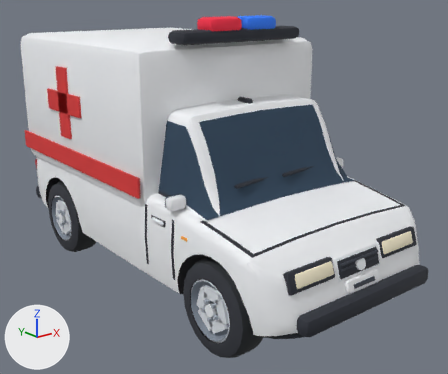
The glTF model public/models/cars/special-ambulance.glb, before and after one commit.
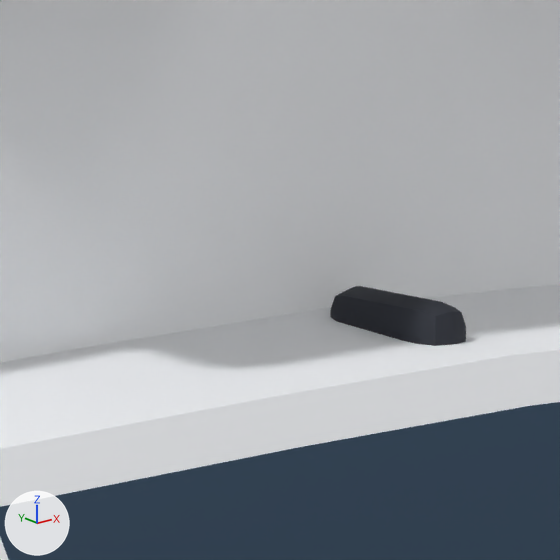
The first picture shows the older version from a camera (50 mm lens) standing at (14.27, -4.29, 2.48) and looking at (17.57, -0.17, 0.83). The close-ups show the older and then the newer version on the part from 45% to 59% of the width and 17% to 34% of the height of that picture. Only the edits that show in the close-ups are written down. Every picture has the same lights, and +X, +Y and +Z are marked at lower left. Where no turn or scale is listed for an object, it has been applied to the vertices. Vertices at exactly the same position are counted once.

In view in the first close-up: 'ambulance_mesh'.
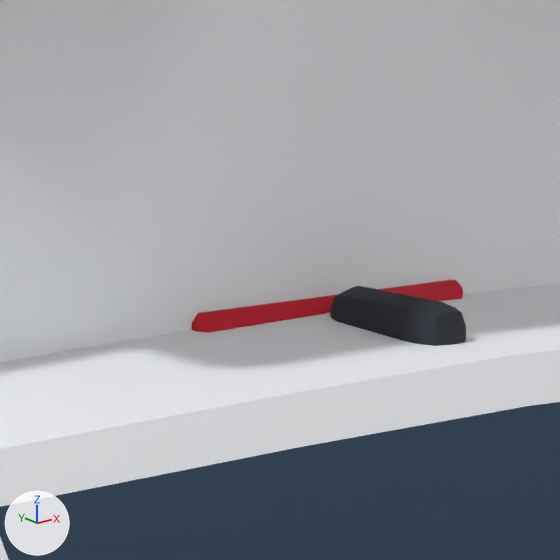
What changed in the scene script:
```text
Change me_ambulance_mesh:
    used by ob_ambulance_mesh; location = (17.5, 0.016, 1.286)
    remove me_ambulance_mesh.from_pydata(...)  # 2657 vertices, 5089 faces; spans x -0.94..0.94, y -1.93..1.93, z -1.01..1.01
    add me_ambulance_mesh.from_pydata(...)  # 2889 vertices, 5509 faces; spans x -0.94..0.94, y -1.93..1.93, z -1.01..1.01
    me_ambulance_mesh part 1: 24 vertices added at x -0.16..0.16, y -0.45..-0.42, z 0.34..0.37
    other edits to the shape of me_ambulance_mesh do not show in these pictures
```

Where the change shows, as pixel boxes [x1, y1, x2, y2] in the close-ups (560 x 560 px):
part 1 of me_ambulance_mesh, added (red)
    after: [192, 280, 463, 333]
